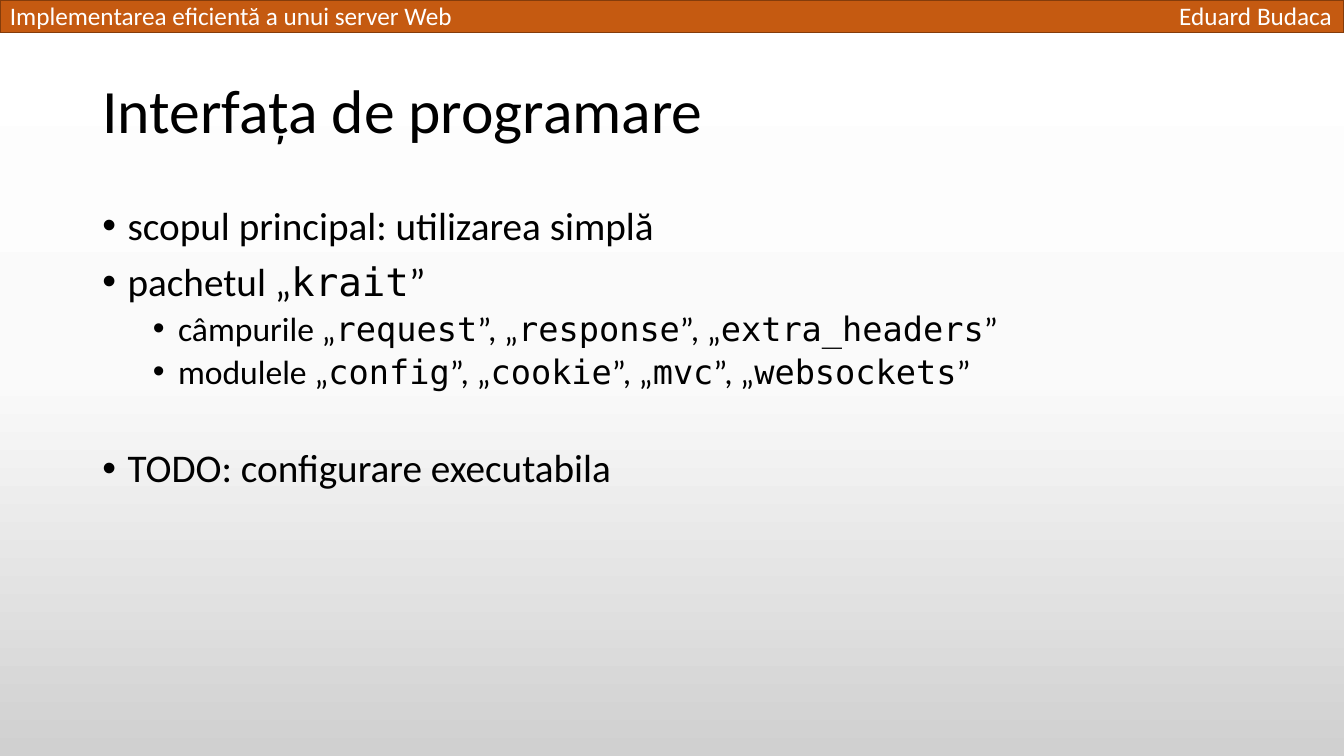
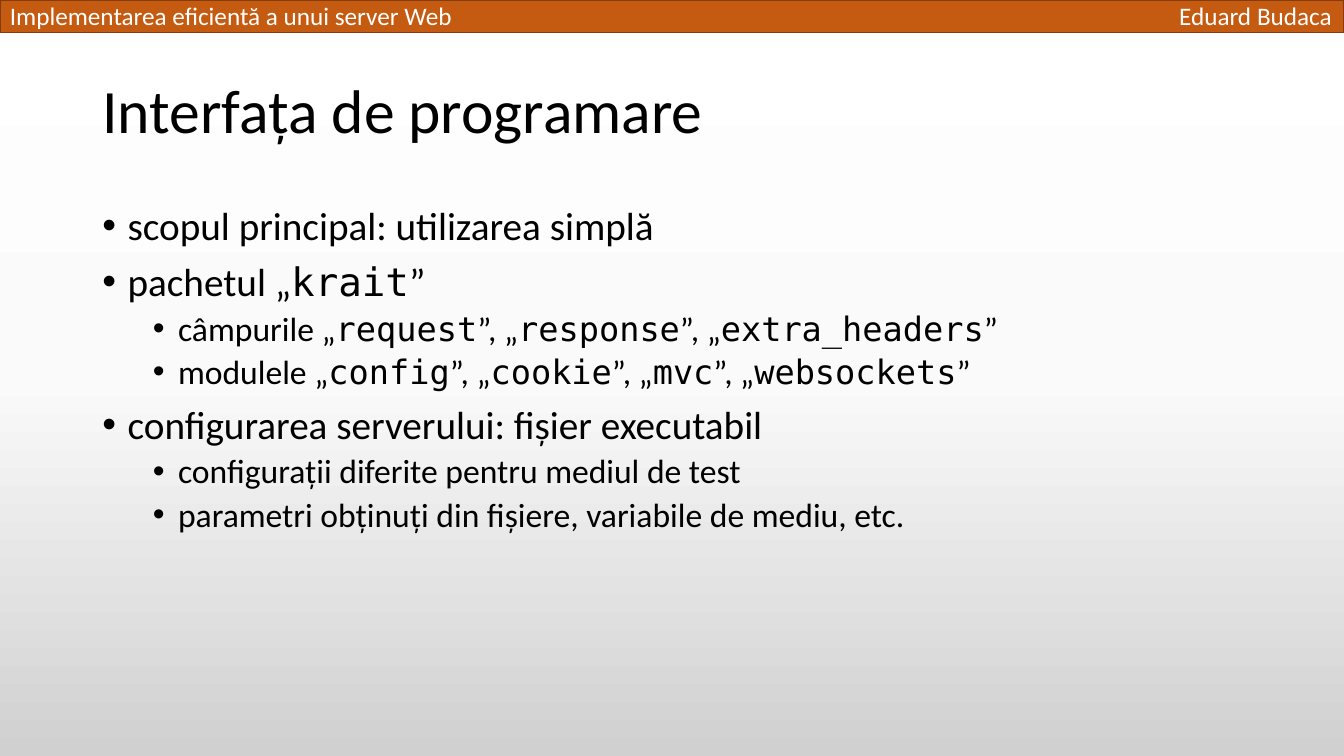
Before and after one commit to TED-996/bachelor-thesis-pack, a slide deck: slide 8 of Licenta2018BudacaEduard/Implementarea eficientă a unui server Web.pptx. Drawn at 1344x756 pixels with LibreOffice and Linux fonts; fonts in the diff are those of the drawing. Boxes give left, top, right and bottom in pixels: in the first picture for what was removed or moved away, otherwise in the second. Text is boxed around its words. In the diff, an @@ line names an element or a change of style, - is before the commit and + after.

```diff
--- a/Licenta2018BudacaEduard/Implementarea eficientă a unui server Web.pptx
+++ b/Licenta2018BudacaEduard/Implementarea eficientă a unui server Web.pptx
@@ text at [128,411,904,533]: text changed; size 28 to 24 pt @@
-• TODO: configurare executabila
+• configurarea serverului: fișier executabil
+  • configurații diferite pentru mediul de test
+  • parametri obținuți din fișiere, variabile de mediu, etc.
```
Also in this commit, not shown: 2 other slides changed, 1 slide added.
